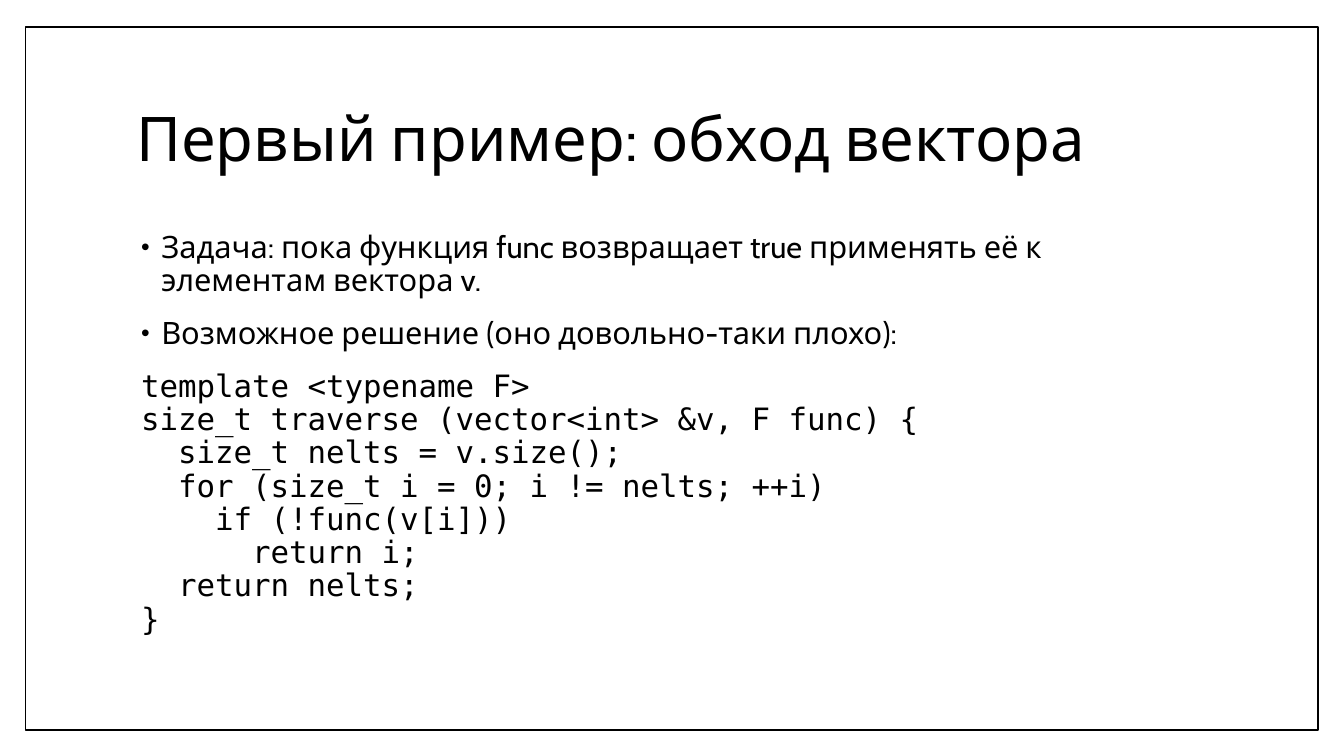
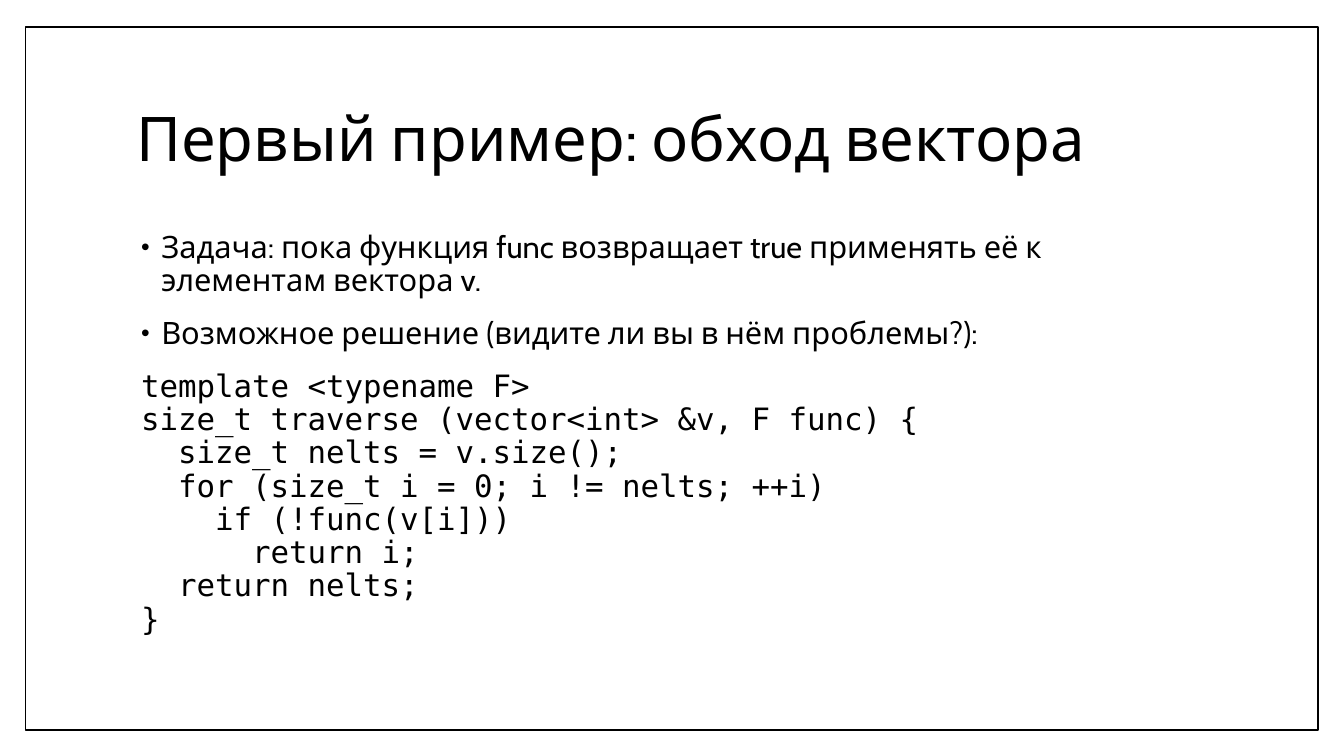
Before and after one commit to MIPT-ILab/cpp-lects-rus, a slide deck: slide 3 of slides/lec2-10-iterators.pptx. Drawn at 1344x756 pixels with LibreOffice and Linux fonts; fonts in the diff are those of the drawing. Boxes give left, top, right and bottom in pixels: in the first picture for what was removed or moved away, otherwise in the second. Text is boxed around its words. In the diff, an @@ line names an element or a change of style, - is before the commit and + after.

```diff
--- a/slides/lec2-10-iterators.pptx
+++ b/slides/lec2-10-iterators.pptx
@@ text at <box>161,320,949,352</box>: text changed @@
-• Возможное решение (оно довольно-таки плохо):
+• Возможное решение (видите ли вы в нём проблемы?):
```
Also in this commit, not shown: 17 other slides changed, 33 slides added, 1 slide removed, 28 other files.
